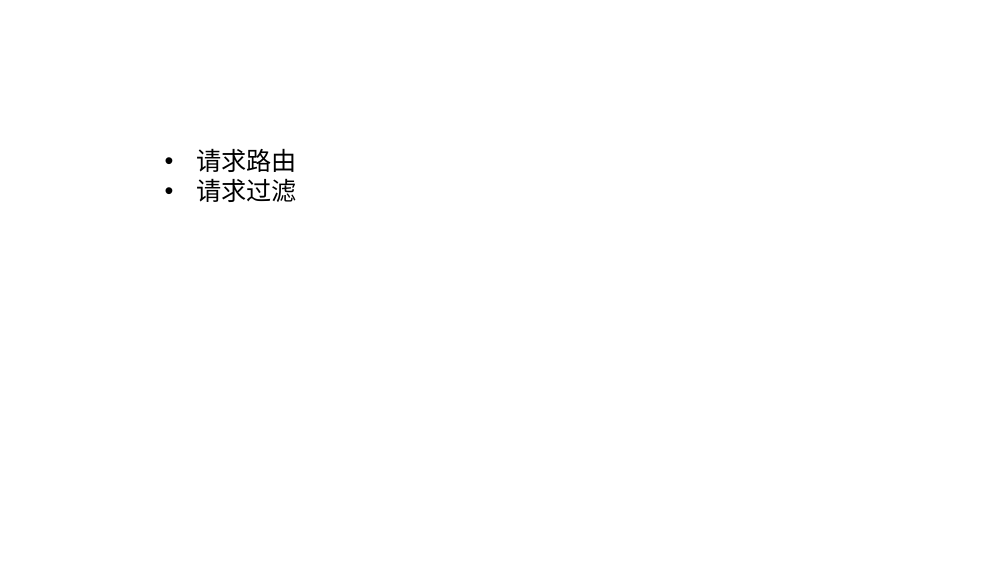
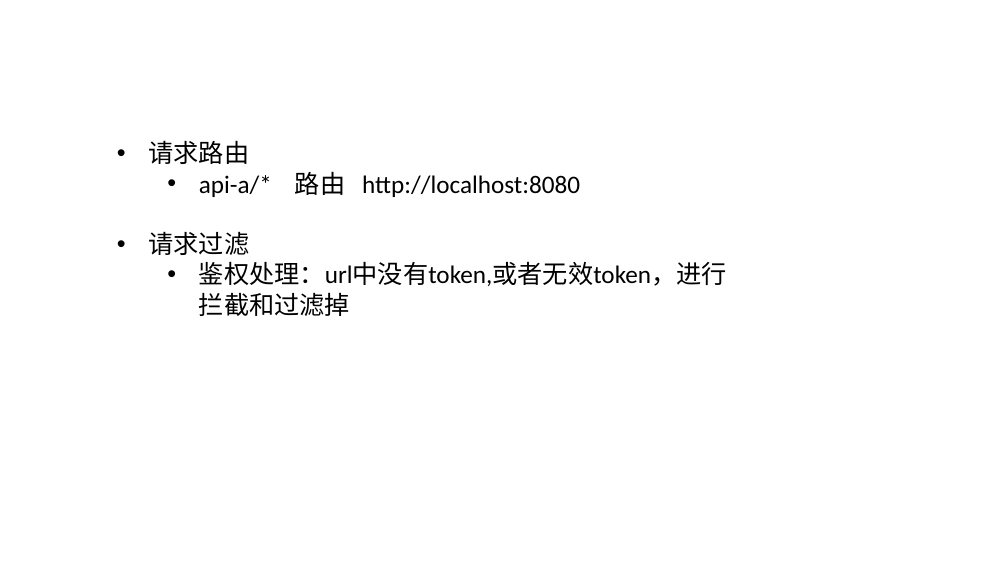
Before and after one commit to hlniceguy/spring-cloud-demo, a slide deck: slide 4 of doc/Spring Cloud Zuul.pptx. Drawn at 1008x567 pixels with LibreOffice and Linux fonts; fonts in the diff are those of the drawing; background and template pictures are left out. Boxes give left, top, right and bottom in pixels: in the first picture for what was removed or moved away, otherwise in the second. Text is boxed around its words. In the diff, an @@ line names an element or a change of style, - is before the commit and + after.

```diff
--- a/doc/Spring Cloud Zuul.pptx
+++ b/doc/Spring Cloud Zuul.pptx
@@ text "请求路由": place and size @@
-text "请求路由" at (196, 148, 297, 202)
+text "请求路由" at (149, 140, 727, 316)
@@ text at (199, 171, 580, 197): paragraph added @@
+  • api-a/* 路由 http://localhost:8080
@@ text at (199, 261, 727, 316): paragraph added @@
+  • 鉴权处理：url中没有token,或者无效token，进行拦截和过滤掉
```
Also in this commit, not shown: 2 other slides changed, 11 slides added, 2 slides removed, 2 other files.
